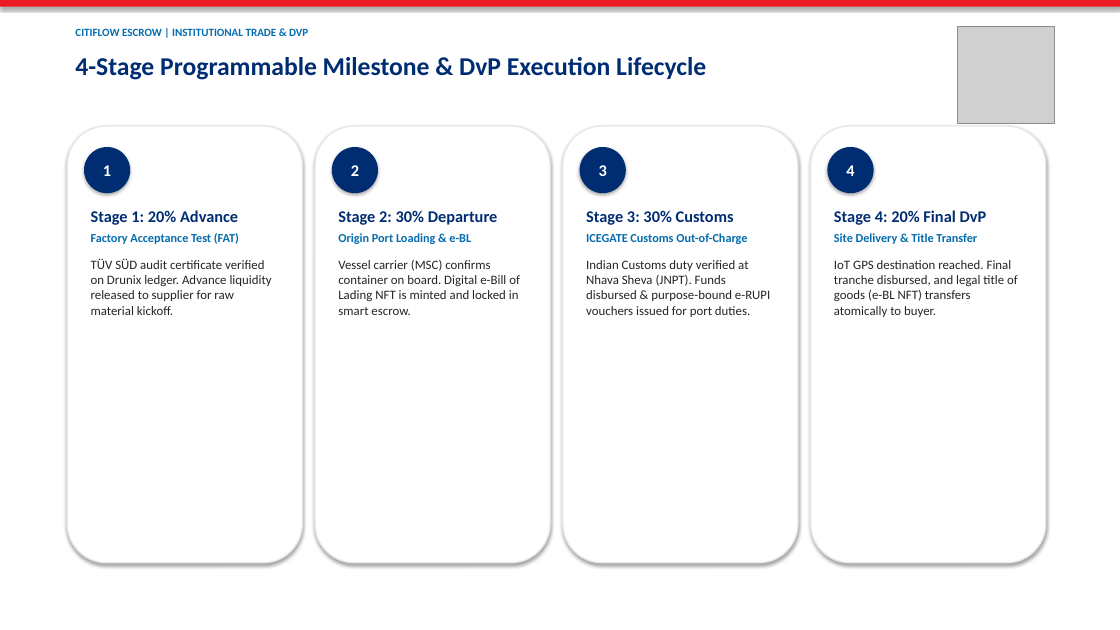
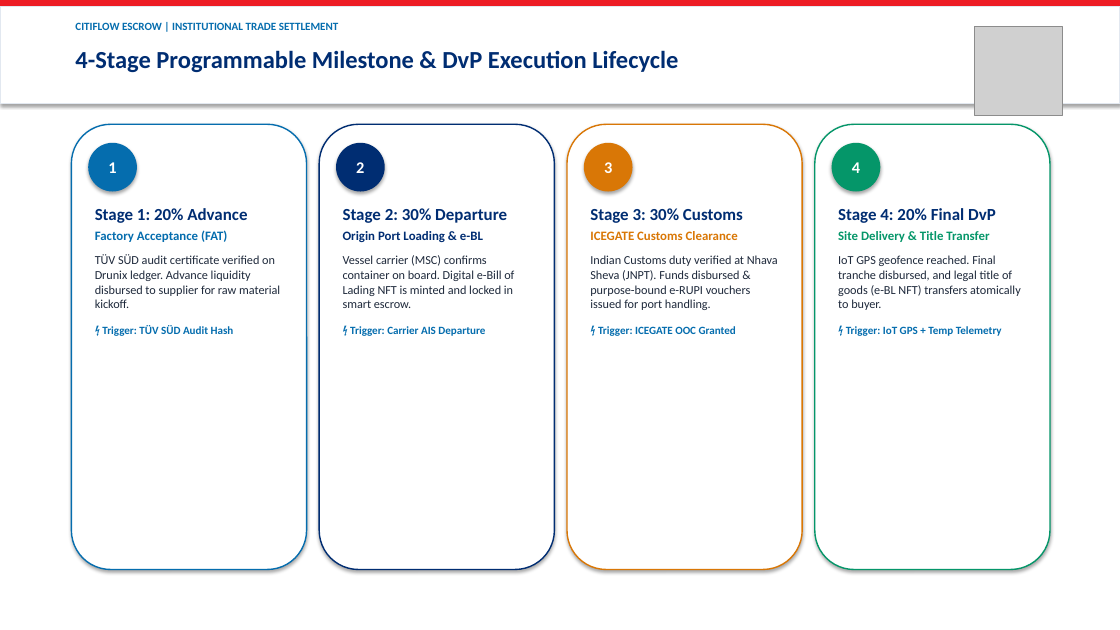
Before and after one commit to utsavv08/Drunix-Remittance-solution, a slide deck: slide 4 of CitiFlow_Escrow_Pitch_Deck.pptx. Drawn at 1120x630 pixels with LibreOffice and Linux fonts; fonts in the diff are those of the drawing; grey boxes stand for pictures. Boxes give left, top, right and bottom in pixels: in the first picture for what was removed or moved away, otherwise in the second. Text is boxed around its words. In the diff, an @@ line names an element or a change of style, - is before the commit and + after.

```diff
--- a/CitiFlow_Escrow_Pitch_Deck.pptx
+++ b/CitiFlow_Escrow_Pitch_Deck.pptx
@@ rectangle added at (x1=0, y1=7, x2=1120, y2=103), fill #FFFFFF, outline #E2E8F0 1 pt @@
@@ text at (x1=75, y1=22, x2=339, y2=30): text changed @@
-CITIFLOW ESCROW | INSTITUTIONAL TRADE & DVP
+CITIFLOW ESCROW | INSTITUTIONAL TRADE SETTLEMENT
@@ picture resized from (x1=958, y1=27, x2=1054, y2=124) to (x1=975, y1=27, x2=1063, y2=115) @@
@@ text "4-Stage Programmable Milestone & DvP ..." at (x1=75, y1=50, x2=678, y2=72): size 22 to 21 pt @@
@@ rounded rectangle resized from (x1=67, y1=126, x2=302, y2=563) to (x1=71, y1=124, x2=307, y2=570) @@
@@ rounded rectangle at (x1=71, y1=124, x2=307, y2=570): outline #E2E8F0 1.2 pt to #056DAE 1.2 pt @@
@@ ellipse "1" at (x1=88, y1=143, x2=137, y2=192): fill #002D72 to #056DAE @@
@@ rounded rectangle resized from (x1=315, y1=126, x2=550, y2=563) to (x1=319, y1=124, x2=555, y2=570) @@
@@ rounded rectangle at (x1=319, y1=124, x2=555, y2=570): outline #E2E8F0 1.2 pt to #002D72 1.2 pt @@
@@ rounded rectangle resized from (x1=563, y1=126, x2=798, y2=563) to (x1=567, y1=124, x2=802, y2=570) @@
@@ rounded rectangle at (x1=567, y1=124, x2=802, y2=570): outline #E2E8F0 1.2 pt to #D97706 1.2 pt @@
@@ 4 ellipses moved together from (x1=84, y1=147, x2=874, y2=193) to (x1=88, y1=143, x2=881, y2=192) @@
@@ ellipse "3" at (x1=584, y1=143, x2=633, y2=192): fill #002D72 to #D97706 @@
@@ rounded rectangle resized from (x1=811, y1=126, x2=1046, y2=563) to (x1=815, y1=124, x2=1050, y2=570) @@
@@ rounded rectangle at (x1=815, y1=124, x2=1050, y2=570): outline #E2E8F0 1.2 pt to #059669 1.2 pt @@
@@ ellipse "4" at (x1=832, y1=143, x2=881, y2=192): fill #002D72 to #059669 @@
@@ text at (x1=95, y1=208, x2=247, y2=223): size 14 to 14.5 pt in "Stage 1: 20% Advance" @@
@@ text at (x1=343, y1=208, x2=514, y2=308): size 14 to 14.5 pt in "Stage 2: 30% Departure"; size 10.5 to 11 pt, text colour #056DAE to #002D72 in "Origin Port Loading & e-BL"; size 11 to 10.5 pt, text colour #212529 to #1E293B in "Vessel carrier (MSC) confirms container on board. ..."; less space between paragraphs @@
@@ text at (x1=590, y1=208, x2=743, y2=223): size 14 to 14.5 pt in "Stage 3: 30% Customs" @@
@@ text at (x1=838, y1=208, x2=996, y2=242): size 14 to 14.5 pt in "Stage 4: 20% Final DvP"; size 10.5 to 11 pt, text colour #056DAE to #059669 in "Site Delivery & Title Transfer"; less space between paragraphs @@
@@ text at (x1=95, y1=230, x2=280, y2=336): text changed; size 11 to 10.5 pt; text colour #212529 to #1E293B @@
-Factory Acceptance Test (FAT)
-TÜV SÜD audit certificate verified on Drunix ledger. Advance liquidity released to supplier for raw material kickoff.
+Factory Acceptance (FAT)
+TÜV SÜD audit certificate verified on Drunix ledger. Advance liquidity disbursed to supplier for raw material kickoff.
+⚡ Trigger: TÜV SÜD Audit Hash
@@ text at (x1=590, y1=231, x2=778, y2=336): text changed; size 11 to 10.5 pt; text colour #212529 to #1E293B @@
-ICEGATE Customs Out-of-Charge
-Indian Customs duty verified at Nhava Sheva (JNPT). Funds disbursed & purpose-bound e-RUPI vouchers issued for port duties.
+ICEGATE Customs Clearance
+Indian Customs duty verified at Nhava Sheva (JNPT). Funds disbursed & purpose-bound e-RUPI vouchers issued for port handling.
+⚡ Trigger: ICEGATE OOC Granted
@@ text at (x1=838, y1=255, x2=1021, y2=336): text changed; size 11 to 10.5 pt; text colour #212529 to #1E293B @@
-IoT GPS destination reached. Final tranche disbursed, and legal title of goods (e-BL NFT) transfers atomically to buyer.
+IoT GPS geofence reached. Final tranche disbursed, and legal title of goods (e-BL NFT) transfers atomically to buyer.
+⚡ Trigger: IoT GPS + Temp Telemetry
@@ text at (x1=350, y1=326, x2=485, y2=336): paragraph added @@
+⚡ Trigger: Carrier AIS Departure
```
Also in this commit, not shown: 7 other slides changed, 2 other files.
